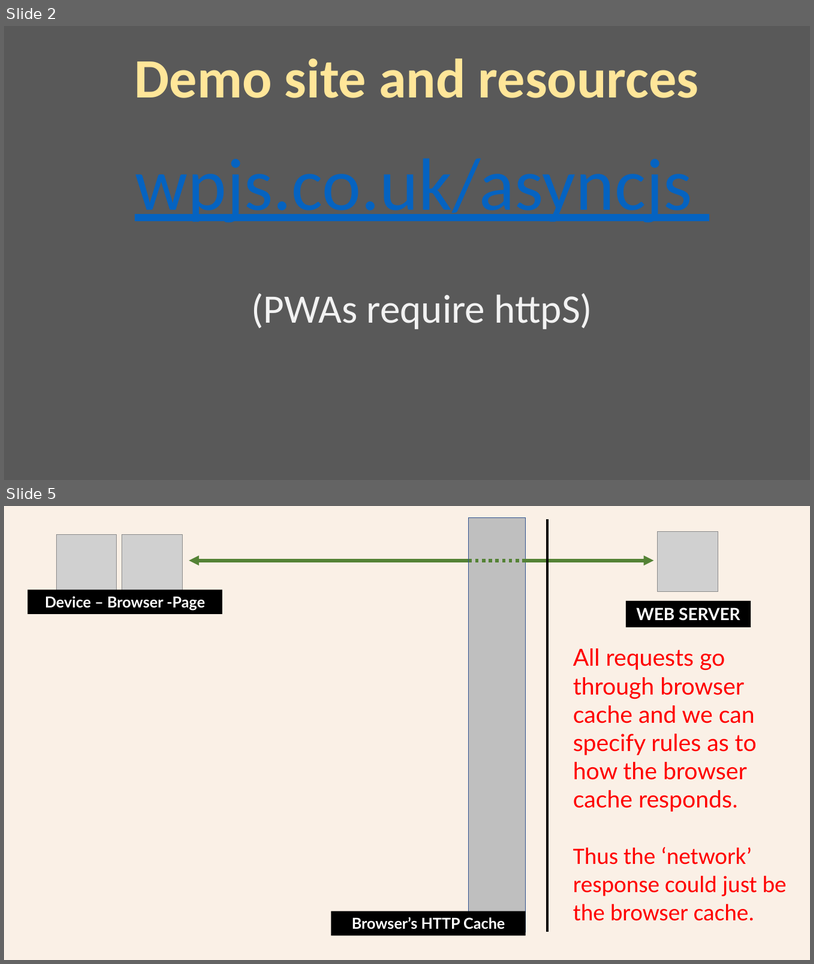
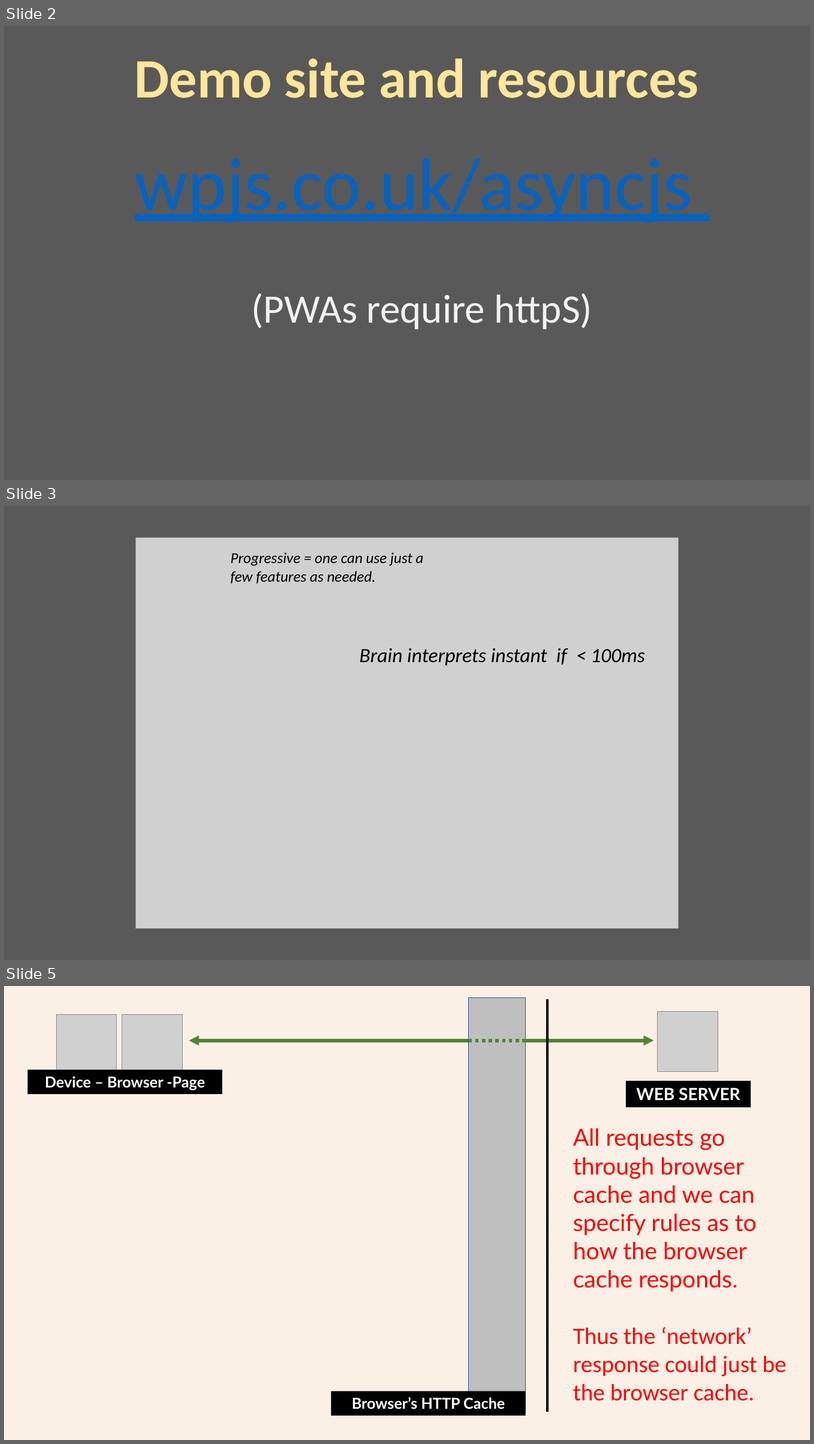
Before and after one commit to iwswordpress/asyncjs, a slide deck: 00-MAIN-ASYNCJS.pptx. Shown one above the other, each under a label of ours: slides 2 and 5 before the commit, slides 2, 3 and 5 after it; the slides between them are not shown. The pictures are 814x964 and 814x1444 pixels, drawn with LibreOffice and Linux fonts; fonts in the diff are those of the drawing; grey boxes stand for pictures. Boxes give left, top, right and bottom in pixels: in the first picture for what was removed or moved away, otherwise in the second. Text is boxed around its words. In the diff, an @@ line names an element or a change of style, - is before the commit and + after.

```diff
--- a/00-MAIN-ASYNCJS.pptx
+++ b/00-MAIN-ASYNCJS.pptx
@@ slide 3 added at <box>4,506,810,960</box>, background #595959 @@
@@ picture added at <box>136,537,679,928</box> @@
@@ text added at <box>231,552,424,583</box>, 18 pt, text #000000, italic @@
+Progressive = one can use just a few features as needed.
@@ text added at <box>360,648,645,666</box>, 24 pt, text #000000, italic @@
+Brain interprets instant if < 100ms
```
Also in this commit, not shown: 6 slides changed, 1 other slide added, 1 slide removed, 1 other file.
